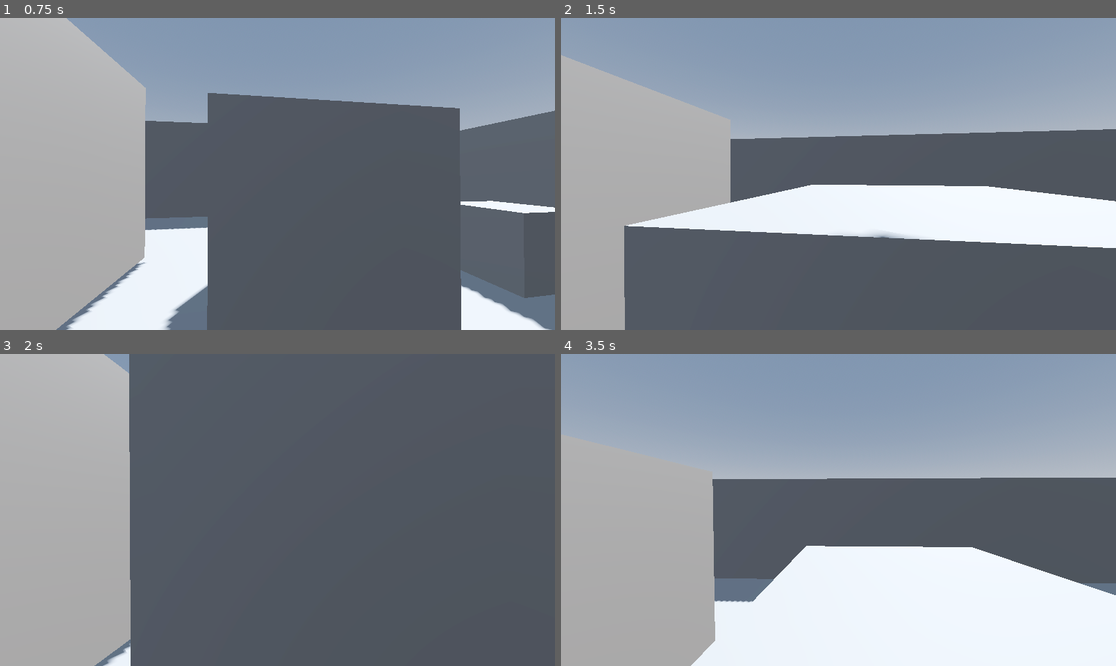
Above: before the commit, frames 1-4 (two rows, left to right).
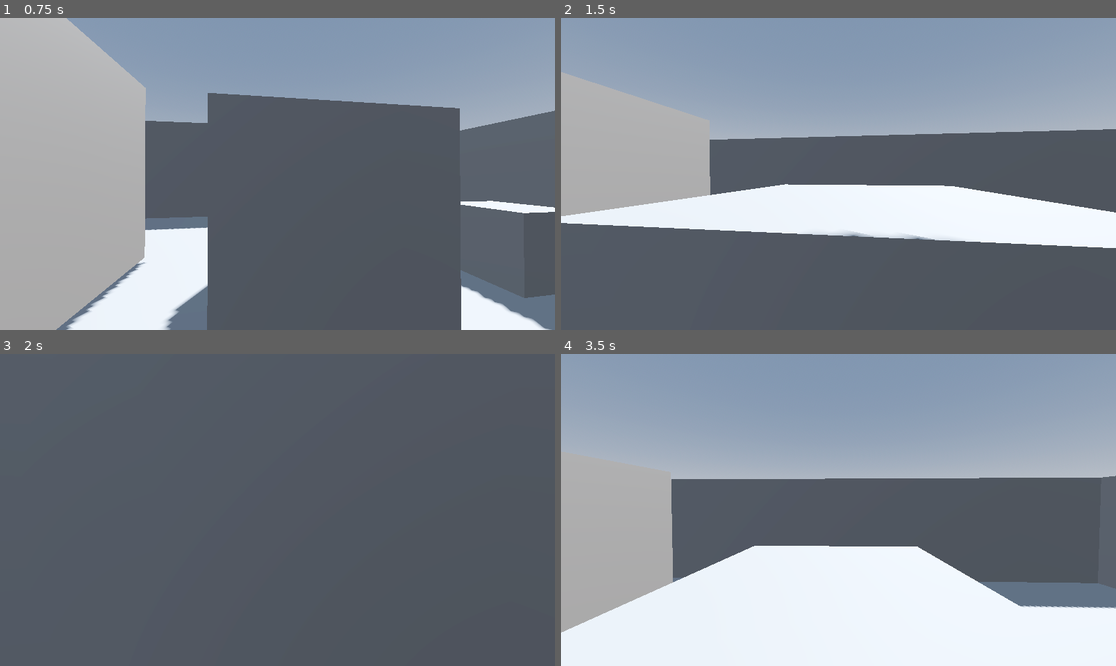
Above: after the commit, the same moments.

Repository: JonathanGzzBen/first-person-character-controller-godot
Game: Godot game, scene res://world.tscn
Same seed, same stepped clock (60 frames per second), same inputs: the game is played once before the commit and once after it.
Inputs (mouse positions are in pixels of both pictures, inside the frame that each line leads up to):
- Up to frame 1 (0.75 s): tap Enter at 0.5 s; move the mouse to (305, 174) at 0.52 s; hold W (forward) from 0.53 s (still down); hold Shift (sprint) from 0.53 s (still down)
- Up to frame 2 (1.5 s): keep holding W (forward); tap Space (jump) at 0.77 s; move the mouse to (810, 174) at 1.27 s; release Shift (sprint) at 1.28 s; tap Shift (sprint) at 1.35 s
- Up to frame 3 (2 s): keep holding W (forward); tap Space (jump) at 1.52 s
- Up to frame 4 (3.5 s): keep holding W (forward); move the mouse to (849, 503) at 2.02 s; hold Shift (sprint) 2.03-2.78 s; move the mouse to (832, 516) at 2.77 s; tap Shift (sprint) at 2.85 s; tap Space (jump) at 3.02 s

Frame 1 is identical in both runs. In frame 2, 7.9% of the frame differs, in the area x 0-100%, y 11-100%; in frame 3, 23%, in the area x 0-24%, y 0-100%; in frame 4, 13%.

Commit message:
Add inertia to movement

Diff:
--- a/player.gd
+++ b/player.gd
@@ -41,12 +41,16 @@
 	var input_dir := Input.get_vector("left", "right", "forward", "backward")
 
 	var direction := (head.transform.basis * Vector3(input_dir.x, 0, input_dir.y)).normalized()
-	if direction:
-		velocity.x = direction.x * speed
-		velocity.z = direction.z * speed
+	if is_on_floor():
+		if direction:
+			velocity.x = direction.x * speed
+			velocity.z = direction.z * speed
+		else:
+			velocity.x = lerp(velocity.x, direction.x * speed, delta * 7.0)
+			velocity.z = lerp(velocity.z, direction.z * speed, delta * 7.0)
 	else:
-		velocity.x = 0.0
-		velocity.z = 0.0
+		velocity.x = lerp(velocity.x, direction.x * speed, delta * 2.0)
+		velocity.z = lerp(velocity.z, direction.z * speed, delta * 2.0)
 
 	# Head bob
 	t_bob += delta * velocity.length() * float(is_on_floor())
